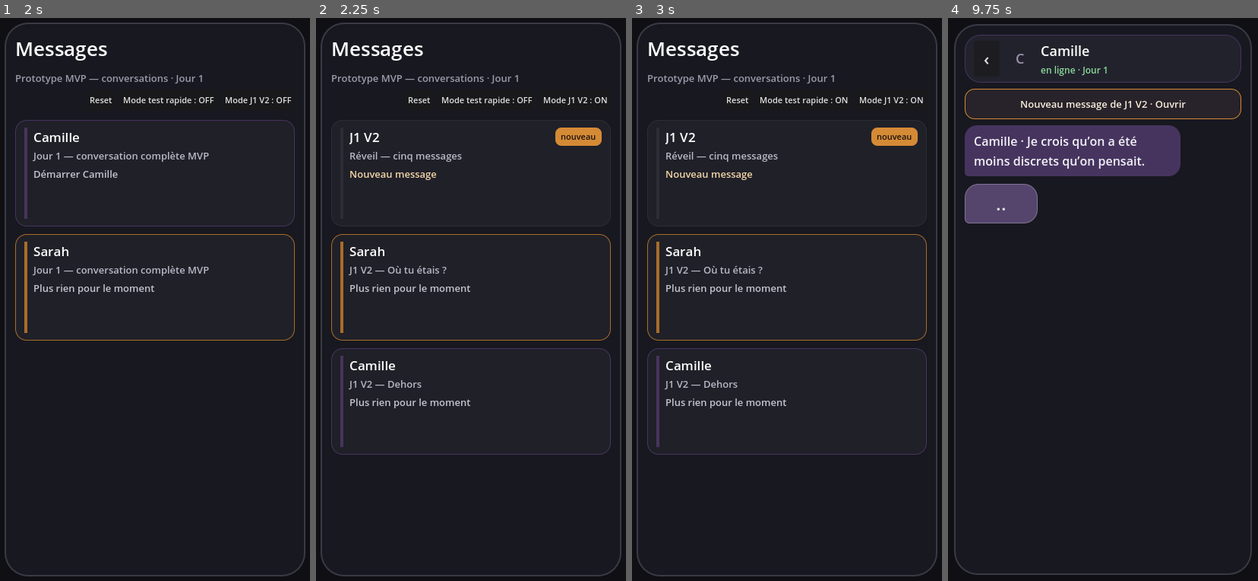
Above: before the commit, frames 1-4 (left to right).
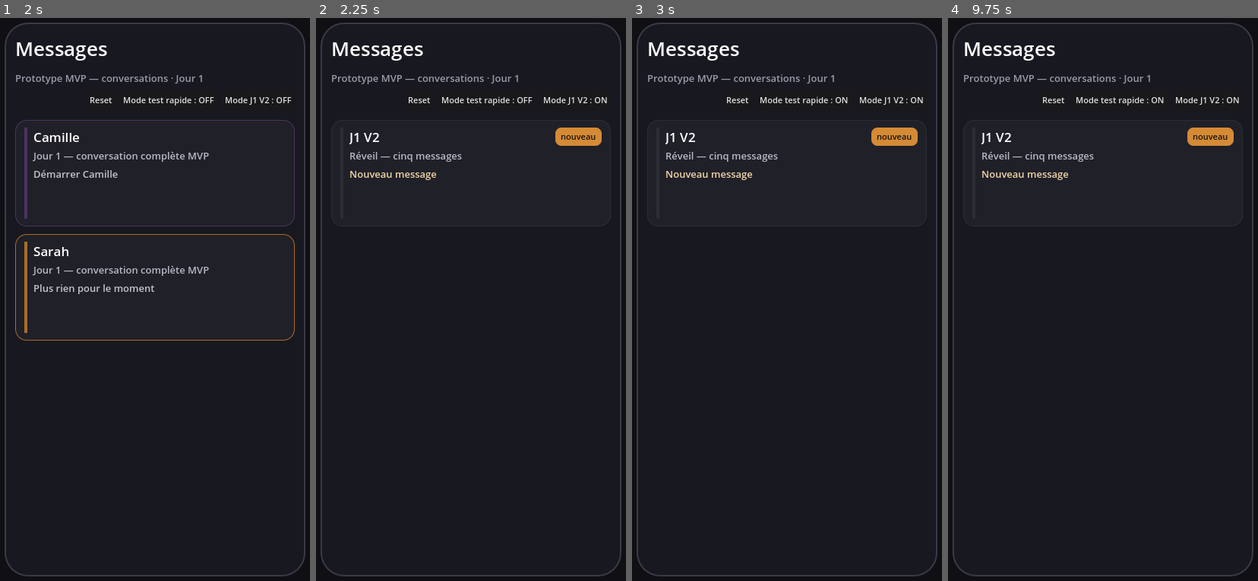
Above: after the commit, the same moments.

Repository: ludowww/game_18
Game: Godot game, scene res://scenes/conversation_list.tscn
Two runs of this game, one before a commit and one after it. Both use one fixed random seed, a clock stepped at 60 frames per second and the inputs below.
Inputs (mouse positions are in pixels of both pictures, inside the frame that each line leads up to):
- Up to frame 1 (2 s): click "Mode test rapide : OFF" at 0.5 s; click "Mode test rapide : ON" at 1.25 s
- Up to frame 2 (2.25 s): click "Mode J1 V2 : OFF" at 2 s
- Up to frame 3 (3 s): click "Mode test rapide : OFF" at 2.75 s
- Up to frame 4 (9.75 s): click "Mode J1 V2 : ON" at 3.5 s; click (1103, 175) at 4.27 s; click "‹" at 5 s; click (1103, 288) at 5.77 s; click "‹" at 6.5 s; click "Mode test rapide : ON" at 7.25 s; click "Mode test rapide : OFF" at 8 s; click "Mode J1 V2 : OFF" at 8.75 s; click (1103, 400) at 9.52 s

Frame 1 is identical in both runs. In frame 2, 2.0% of the frame differs, in the area x 4-96%, y 38-78%; in frame 3, 2.0%; in frame 4, 13%, in the area x 1-99%, y 0-100%.

Commit message:
feat: unlock J1 V2 conversations after priority choice

Diff:
--- a/product/godot_t004_prototype/data/j1_00_reveil_messages_v2_experimental.json
+++ b/product/godot_t004_prototype/data/j1_00_reveil_messages_v2_experimental.json
@@ -86,7 +86,8 @@
             "distance_sarah": -1,
             "tension_camille": -1,
             "flags": [
-              "first_reply_sarah"
+              "first_reply_sarah",
+              "delayed_reply_camille_j1"
             ]
           }
         },
--- a/product/godot_t004_prototype/scripts/conversation_state.gd
+++ b/product/godot_t004_prototype/scripts/conversation_state.gd
@@ -130,7 +130,7 @@
 			"J1 V2 — Où tu étais ?",
 			"res://data/sarah_j1_v2_experimental.json",
 			1,
-			true,
+			false,
 			false,
 			true,
 			"j1_01_sarah_001"
@@ -142,7 +142,7 @@
 			"J1 V2 — Dehors",
 			"res://data/camille_j1_v2_experimental.json",
 			1,
-			true,
+			false,
 			false,
 			true,
 			"j1_02_camille_001"
@@ -700,8 +700,18 @@
 	current()["done"] = true
 	current()["next_node"] = ""
 	current()["active_choice_node"] = ""
+	if current_conversation_id == "j1_00_reveil_v2":
+		_unlock_j1_v2_after_priority_choice()
 	refresh_day_progression()
 	save_progression()
+
+func _unlock_j1_v2_after_priority_choice() -> void:
+	if conversations.has("sarah_j1_v2"):
+		conversations["sarah_j1_v2"]["available"] = true
+		mark_conversation_new("sarah_j1_v2", "Sarah attend ta réponse.")
+	if conversations.has("camille_j1_v2"):
+		conversations["camille_j1_v2"]["available"] = true
+		mark_conversation_new("camille_j1_v2", "Camille attend ta réponse.")
 
 func has_new(id: String) -> bool:
 	if not conversations.has(id):
Not shown, added: product/godot_t004_prototype/tests/test_t129_j1_v2_priority_unlock.py
